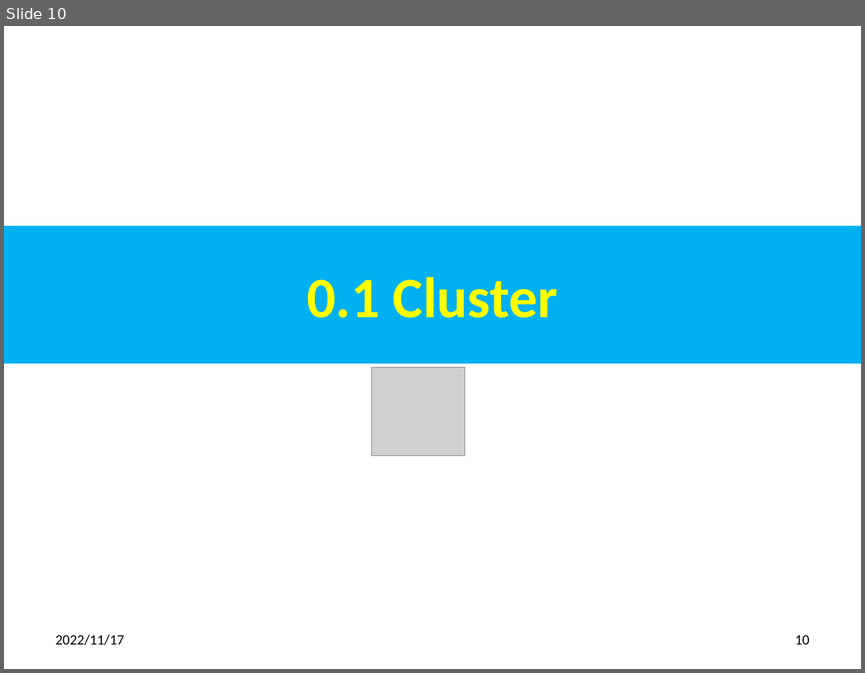
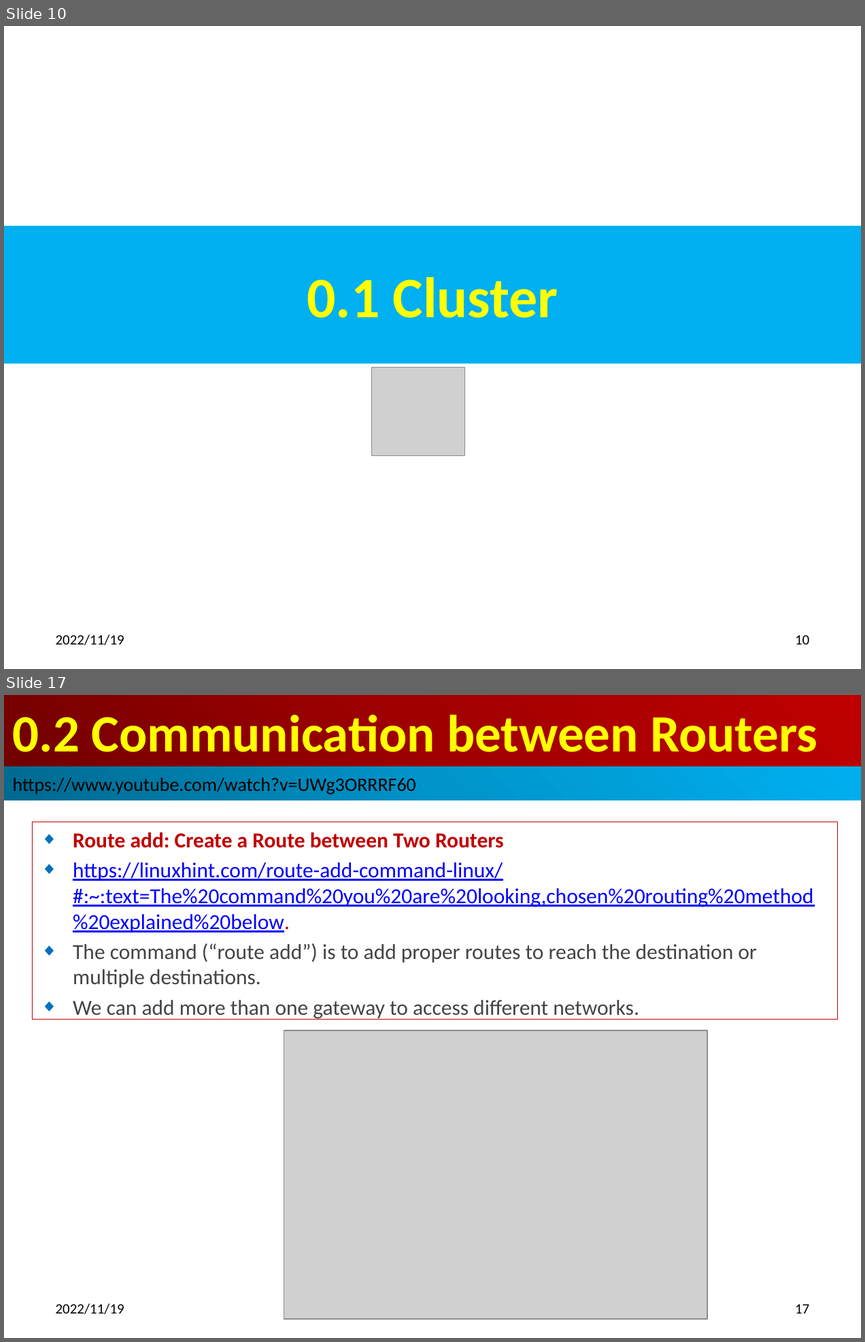
Before and after one commit to peterhchen/900_Kubernetes, a slide deck: 001_00_Install_Kubernetes.pptx. Shown one above the other, each under a label of ours: slide 10 before the commit, slides 10 and 17 after it; the slides between them are not shown. The pictures are 865x673 and 865x1342 pixels, drawn with LibreOffice and Linux fonts; fonts in the diff are those of the drawing; grey boxes stand for pictures. Boxes give left, top, right and bottom in pixels: in the first picture for what was removed or moved away, otherwise in the second. Text is boxed around its words. In the diff, an @@ line names an element or a change of style, - is before the commit and + after.

```diff
--- a/001_00_Install_Kubernetes.pptx
+++ b/001_00_Install_Kubernetes.pptx
@@ slide 17 added at [4,695,861,1338], background #FFFFFF @@
@@ title added at [4,695,861,767], fill gradient #720000 to #A20000 to #C00000, 44 pt, text #FFFF00, bold @@
+0.2 Communication between Routers
@@ rectangle added at [4,767,861,800], fill gradient #00688E to #0094CA to #00B0F0, 16 pt, text #000000 @@
+https://www.youtube.com/watch?v=UWg3ORRRF60
@@ subtitle added at [33,821,838,1019], outline #C00000 0.75 pt, 18 pt, text #444444 @@
+◆ Route add: Create a Route between Two Routers
+◆ https://linuxhint.com/route-add-command-linux/#:~:text=The%20command%20you%20are%20looking,chosen%20routing%20method%20explained%20below.
+◆ The command (“route add”) is to add proper routes to reach the destination or multiple destinations.
+◆ We can add more than one gateway to access different networks.
@@ picture added at [284,1030,707,1319] @@
@@ text added at [56,1303,124,1314], 12 pt, text #000000 @@
+2022/11/19
@@ page number added at [795,1304,809,1313], 12 pt, text #000000 @@
+17
@@ slide 10 changed as well @@
@@ text at [56,634,124,645]: text changed @@
-2022/11/17
+2022/11/19
```
Also in this commit, not shown: 11 other slides changed, 11 other slides added.
